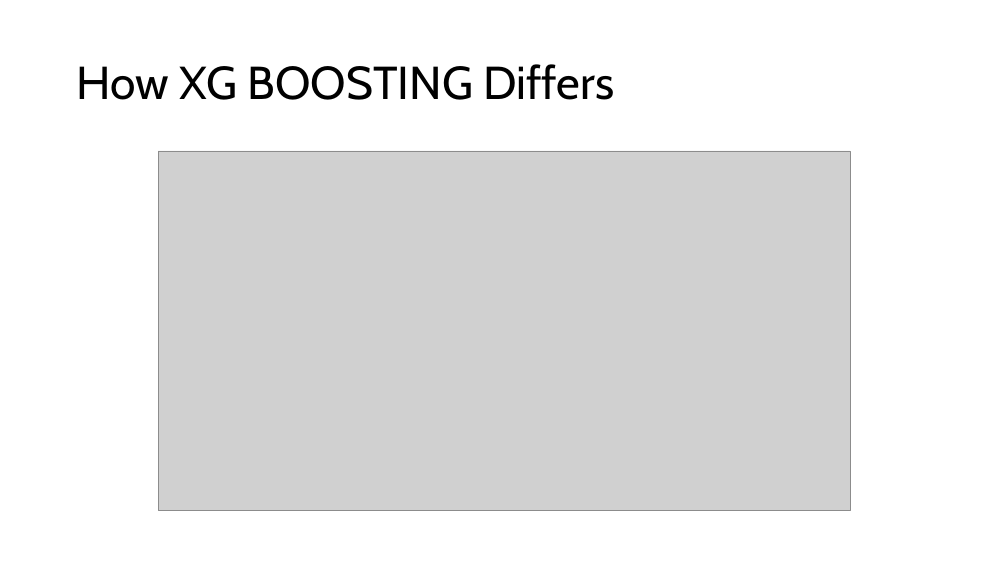
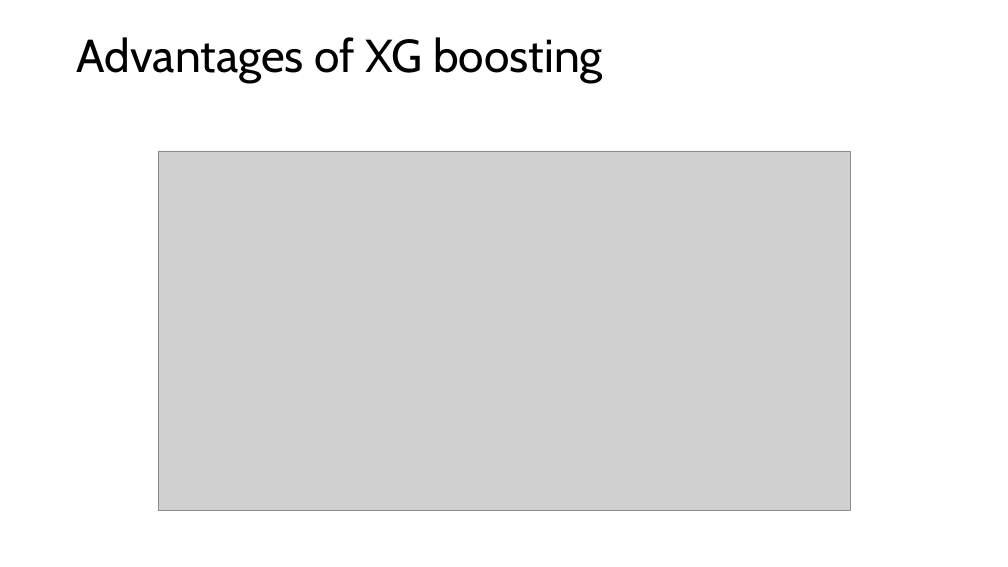
Before and after one commit to lakshmiprabha25/MACHINE-LEARNING-, a slide deck: slide 8 of Boosting.pptx (slide 6 before the commit). Drawn at 1008x567 pixels with LibreOffice and Linux fonts; fonts in the diff are those of the drawing; grey boxes stand for pictures. Boxes give left, top, right and bottom in pixels: in the first picture for what was removed or moved away, otherwise in the second. Text is boxed around its words. In the diff, an @@ line names an element or a change of style, - is before the commit and + after.

```diff
--- a/Boosting.pptx
+++ b/Boosting.pptx
@@ title at <box>77,37,603,83</box>: text changed @@
-How XG BOOSTING Differs
+Advantages of XG boosting
```
Also in this commit, not shown: 6 slides added, 1 slide removed.
